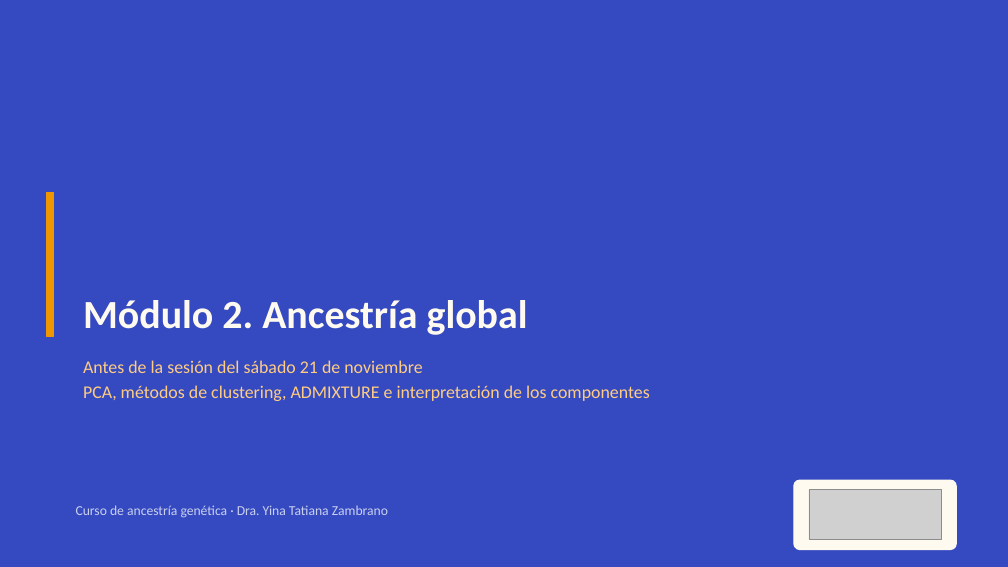
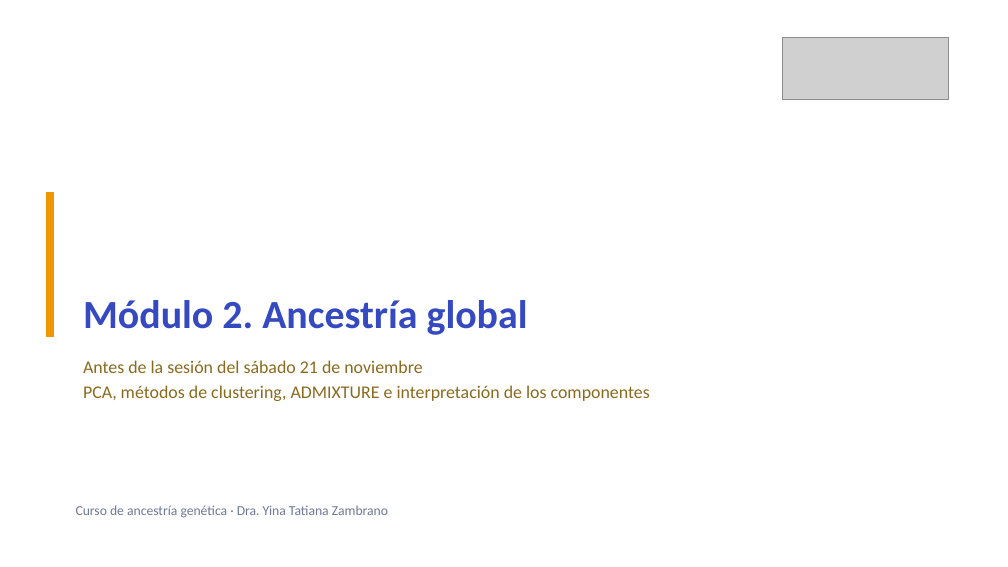
Before and after one commit to YTZ27/curso-ancestria, a slide deck: slide 1 of teoria/Modulo_2_Ancestria_global.pptx. Drawn at 1008x567 pixels with LibreOffice and Linux fonts; fonts in the diff are those of the drawing; grey boxes stand for pictures. Boxes give left, top, right and bottom in pixels: in the first picture for what was removed or moved away, otherwise in the second. Text is boxed around its words. In the diff, an @@ line names an element or a change of style, - is before the commit and + after.

```diff
--- a/teoria/Modulo_2_Ancestria_global.pptx
+++ b/teoria/Modulo_2_Ancestria_global.pptx
@@ background #354AC0 to #FFFFFF @@
@@ picture: place and size @@
-picture at (809, 490, 941, 540)
+picture at (783, 38, 948, 100)
@@ title "Módulo 2. Ancestría global" at (83, 300, 528, 335): text colour #FFFAF0 to #354AC0 @@
@@ text "Antes de la sesión del ..." at (83, 360, 650, 401): text colour #FFCC83 to #8A6A1E @@
@@ text "Curso de ancestría genética · ..." at (76, 505, 388, 518): text colour #C9D0F0 to #6E7899 @@
@@ rounded rectangle removed at (794, 480, 957, 550) @@
```
Also in this commit, not shown: 7 other slides changed, 1 slide added, 3 other files.
